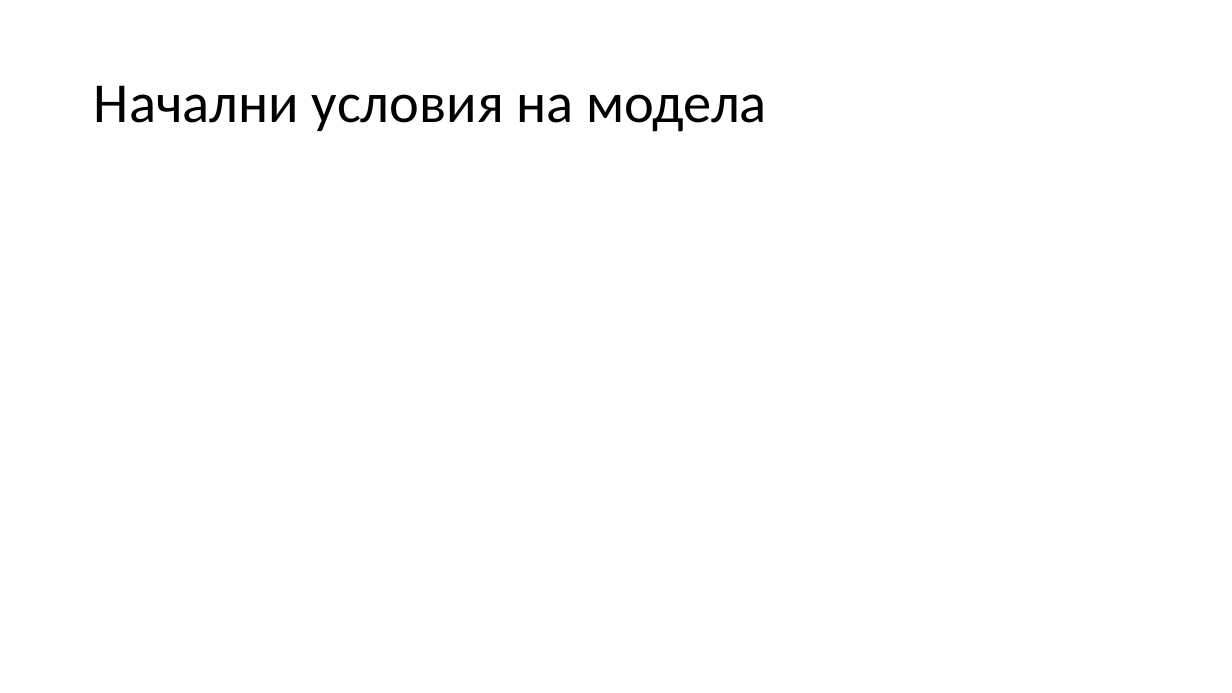
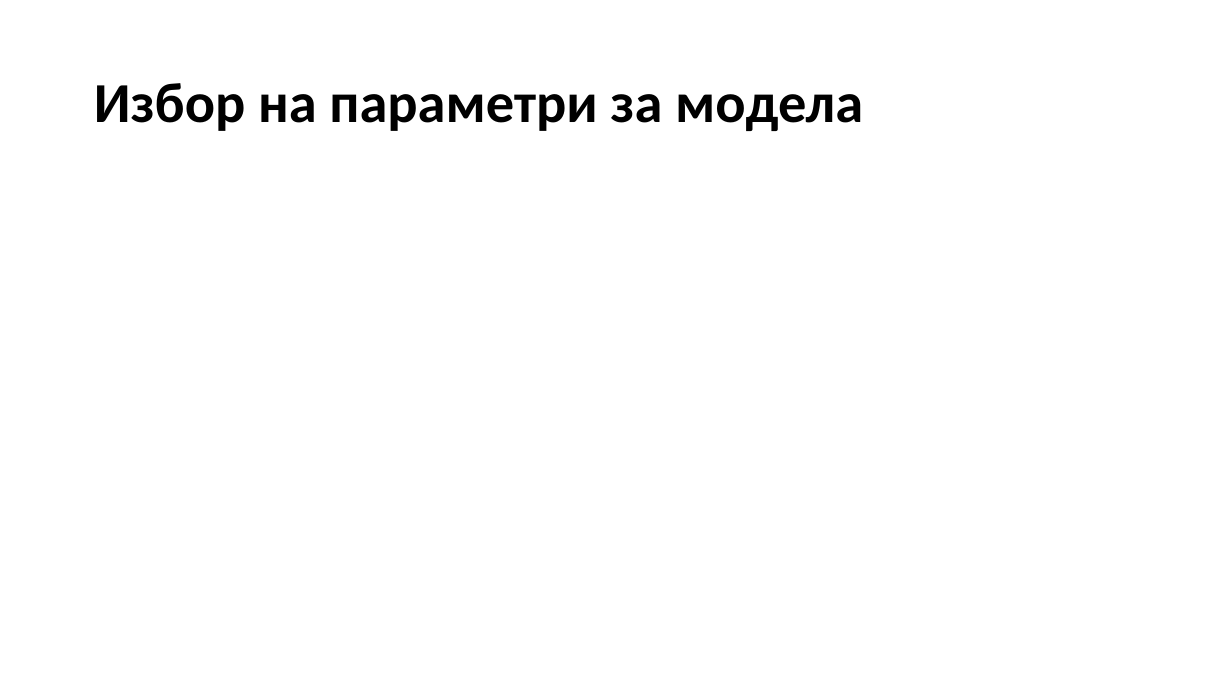
Before and after one commit to castrowilde/pmmrp, a slide deck: slide 8 of presentations/ImageProcessing_3.pptx (slide 7 before the commit). Drawn at 1232x693 pixels with LibreOffice and Linux fonts; fonts in the diff are those of the drawing; grey boxes stand for pictures. Boxes give left, top, right and bottom in pixels: in the first picture for what was removed or moved away, otherwise in the second. Text is boxed around its words. In the diff, an @@ line names an element or a change of style, - is before the commit and + after.

```diff
--- a/presentations/ImageProcessing_3.pptx
+++ b/presentations/ImageProcessing_3.pptx
@@ title at [94, 83, 863, 131]: text changed; bold on @@
-Начални условия на модела
+Избор на параметри за модела
```
Also in this commit, not shown: 8 other slides changed, 5 slides added, 1 slide removed, 1 other file.
